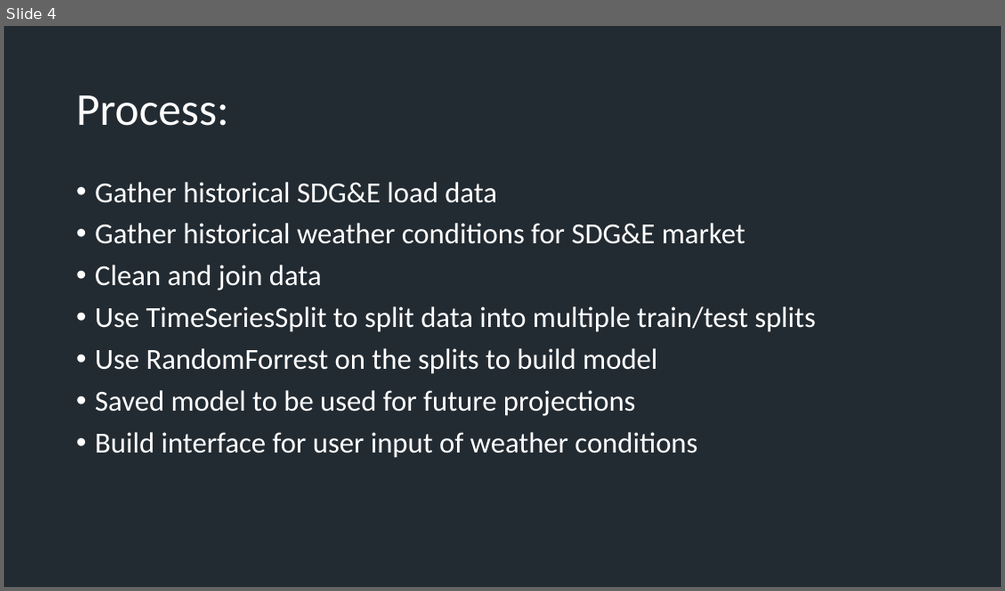
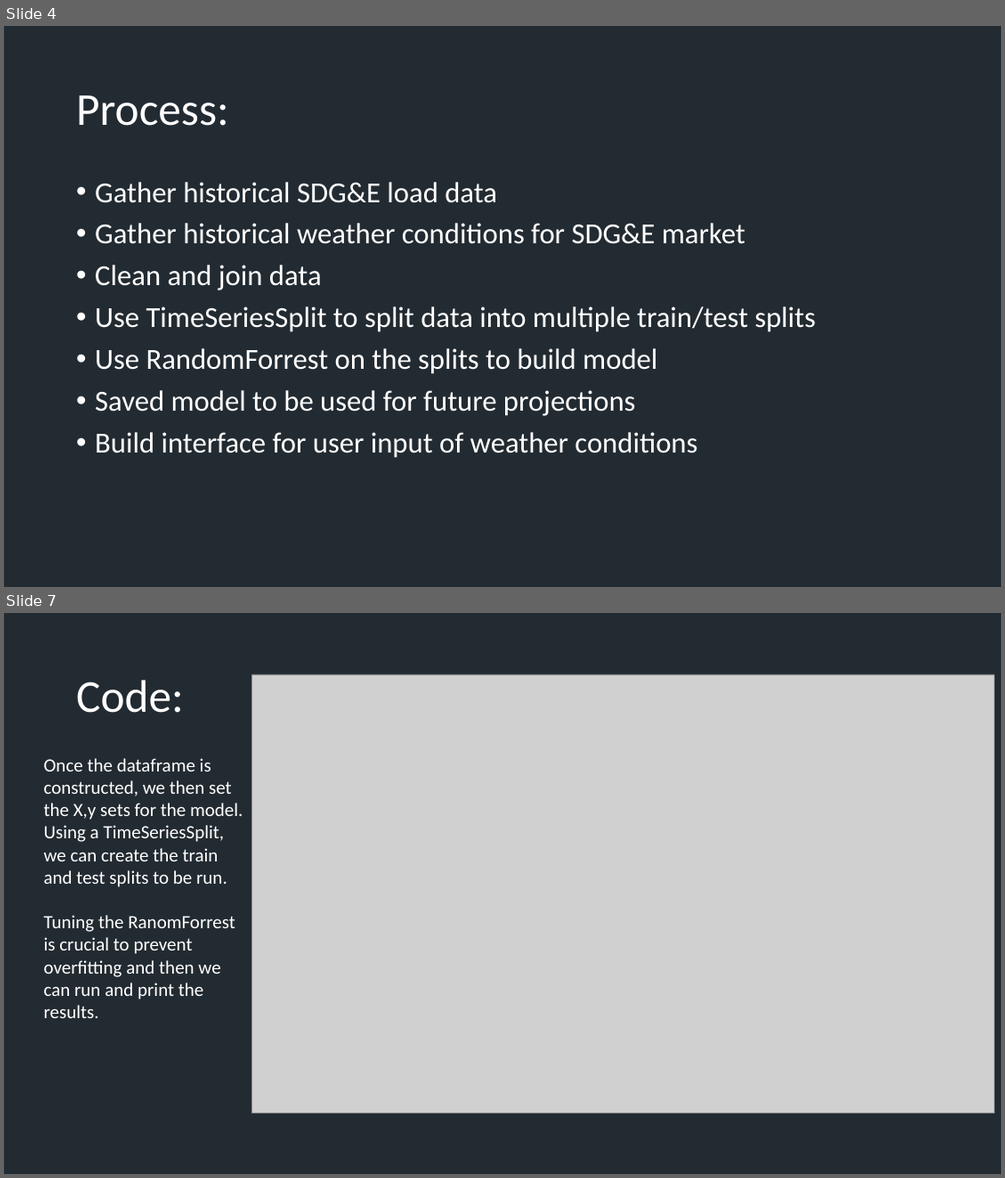
Before and after one commit to Matlickp/Energy_Load_Forecasting, a slide deck: Energy Load Forecasting Presentation.pptx. Shown one above the other, each under a label of ours: slide 4 before the commit, slides 4 and 7 after it; the slides between them are not shown. The pictures are 1005x591 and 1005x1178 pixels, drawn with LibreOffice and Linux fonts; fonts in the diff are those of the drawing; grey boxes stand for pictures; background and template pictures are left out. Boxes give left, top, right and bottom in pixels: in the first picture for what was removed or moved away, otherwise in the second. Text is boxed around its words. In the diff, an @@ line names an element or a change of style, - is before the commit and + after.

Commit message:
updated presentation, added images

```diff
--- a/Energy Load Forecasting Presentation.pptx
+++ b/Energy Load Forecasting Presentation.pptx
@@ slide 7 added at [4, 613, 1001, 1174], background picture (left out) @@
@@ title added at [76, 680, 184, 713], 88 pt, text #FFFFFF @@
+Code:
@@ picture added at [252, 674, 994, 1112] @@
@@ text added at [44, 758, 243, 1018], 36 pt, text #FFFFFF @@
+Once the dataframe is constructed, we then set the X,y sets for the model. Using a TimeSeriesSplit, we can create the train and test splits to be run.
+Tuning the RanomForrest is crucial to prevent overfitting and then we can run and print the results.
```
Also in this commit, not shown: 1 slide changed, 8 other slides added, 6 slides removed, 5 other files.
